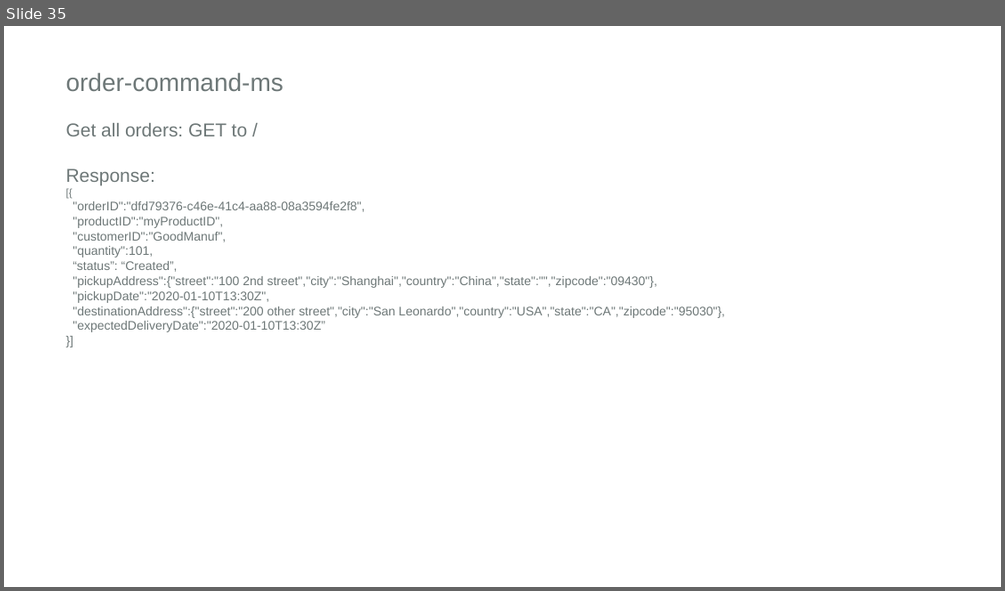
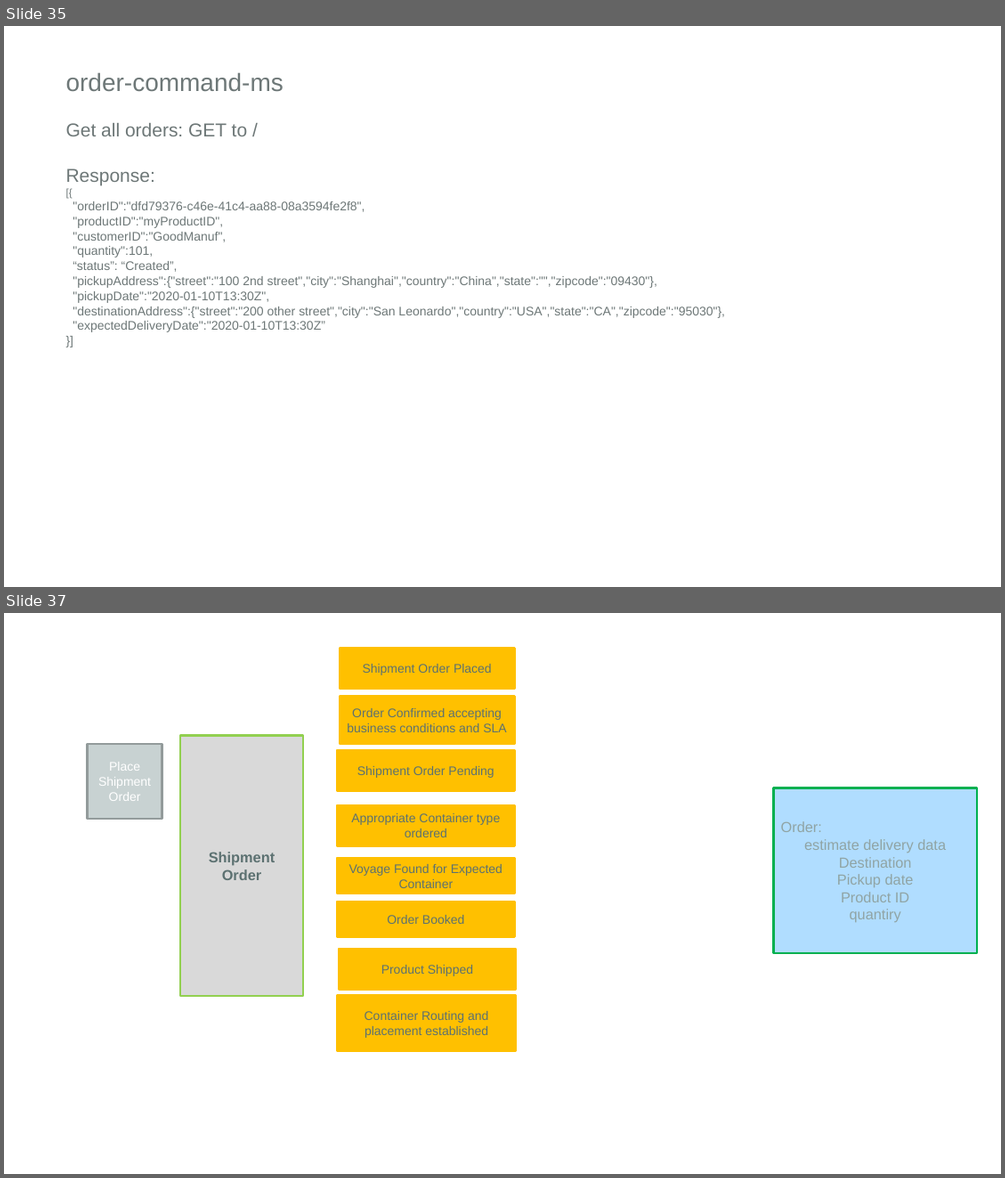
Before and after one commit to matthewpwilson/refarch-kc-order-ms, a slide deck: kc-order-diagrams.pptx. Shown one above the other, each under a label of ours: slide 35 before the commit, slides 35 and 37 after it; the slides between them are not shown. The pictures are 1005x591 and 1005x1178 pixels, drawn with LibreOffice and Linux fonts; fonts in the diff are those of the drawing; background and template pictures are left out. Boxes give left, top, right and bottom in pixels: in the first picture for what was removed or moved away, otherwise in the second. Text is boxed around its words. In the diff, an @@ line names an element or a change of style, - is before the commit and + after.

```diff
--- a/kc-order-diagrams.pptx
+++ b/kc-order-diagrams.pptx
@@ slide 37 added at (4,613,1001,1174), background #FFFFFF @@
@@ rectangle added at (340,648,515,689), fill #FFC000, outline #FFC000 2 pt, 12 pt, text #5C7171 @@
+Shipment Order Placed
@@ rectangle added at (340,696,515,743), fill #FFC000, outline #FFC000 2 pt, 12 pt, text #5C7171 @@
+Order Confirmed accepting business conditions and SLA
@@ rectangle added at (87,744,162,819), fill #C8D2D2, outline #949B9B 2 pt, 12 pt, text #FFFFFF @@
+Place Shipment Order
@@ rectangle added at (180,736,303,997), fill pattern #D9D9D9 on #FFFFFF, outline #92D050 2 pt, 14 pt, text #5C7171, bold @@
+Shipment Order
@@ rectangle added at (337,750,514,790), fill #FFC000, outline #FFC000 2 pt, 12 pt, text #5C7171 @@
+Shipment Order Pending
@@ rectangle added at (774,788,977,953), fill #B0DDFF, outline #00B050 2 pt, 14 pt, text #90A4A4 @@
+Order:
+estimate delivery data
+Destination
+Pickup date
+Product ID
+quantiry
@@ rectangle added at (337,805,514,845), fill #FFC000, outline #FFC000 2 pt, 12 pt, text #5C7171 @@
+Appropriate Container type ordered
@@ rectangle added at (337,859,514,893), fill #FFC000, outline #FFC000 2 pt, 12 pt, text #5C7171 @@
+Voyage Found for Expected Container
@@ rectangle added at (337,900,514,936), fill #FFC000, outline #FFC000 2 pt, 12 pt, text #5C7171 @@
+Order Booked
@@ rectangle added at (339,949,516,989), fill #FFC000, outline #FFC000 2 pt, 12 pt, text #5C7171 @@
+Product Shipped
@@ rectangle added at (337,995,516,1051), fill #FFC000, outline #FFC000 2 pt, 12 pt, text #5C7171 @@
+Container Routing and placement established
```
Also in this commit, not shown: 3 slides changed, 2 other slides added, 12 slides removed, 6 other files.
